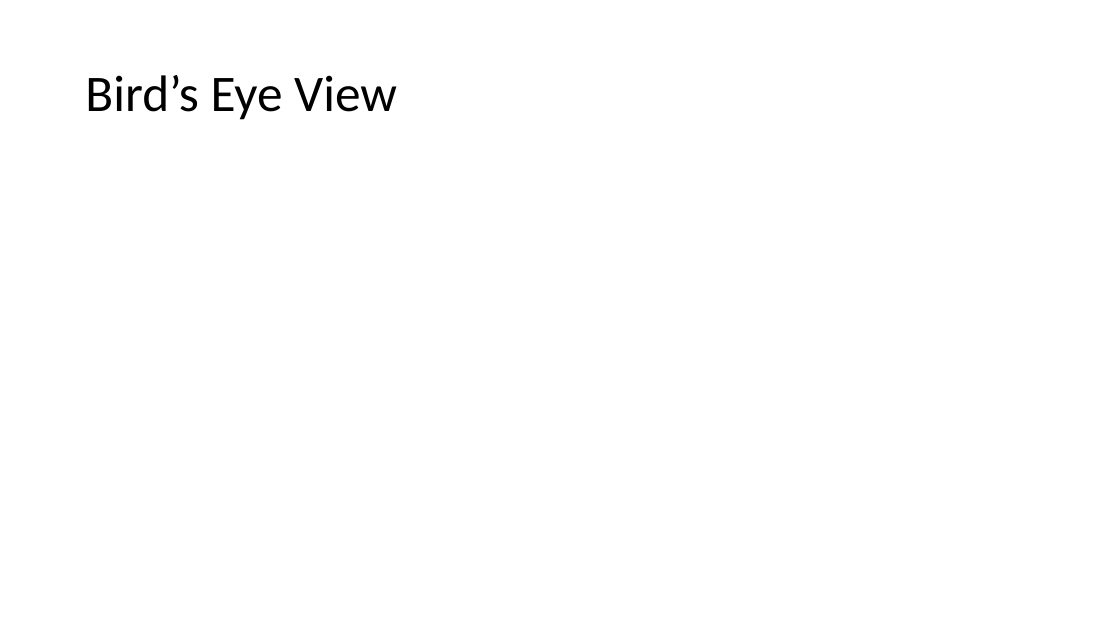
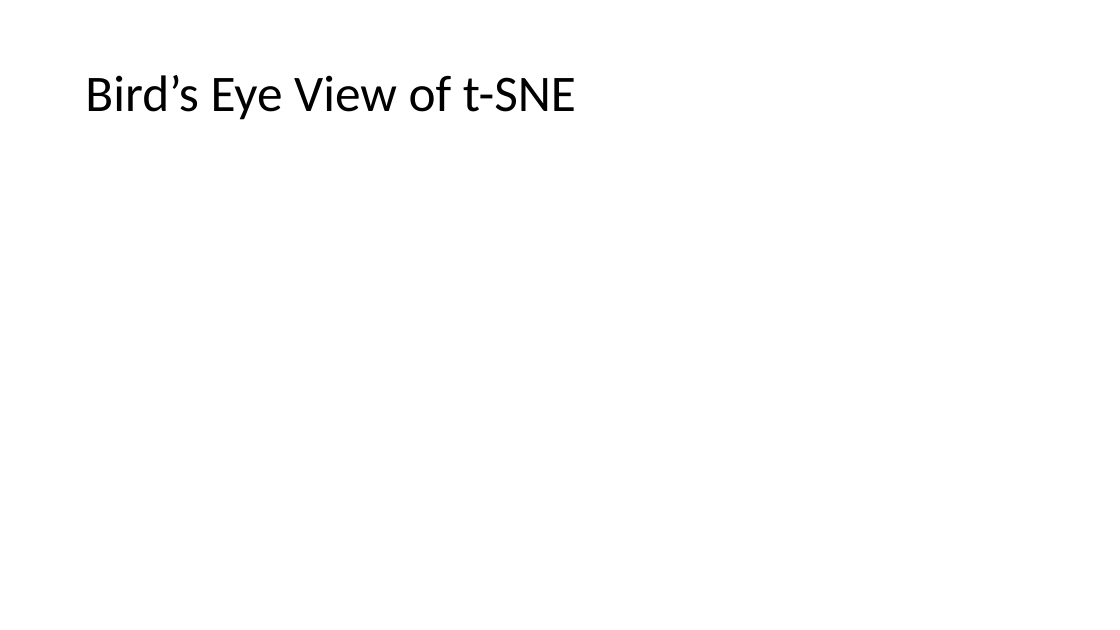
Before and after one commit to nbv3/math465_tsne, a slide deck: slide 3 of math465_tsne.pptx. Drawn at 1120x630 pixels with LibreOffice and Linux fonts; fonts in the diff are those of the drawing; grey boxes stand for pictures. Boxes give left, top, right and bottom in pixels: in the first picture for what was removed or moved away, otherwise in the second. Text is boxed around its words. In the diff, an @@ line names an element or a change of style, - is before the commit and + after.

```diff
--- a/math465_tsne.pptx
+++ b/math465_tsne.pptx
@@ title at (85, 75, 576, 120): text changed @@
-Bird’s Eye View
+Bird’s Eye View of t-SNE
```
Also in this commit, not shown: 1 other slide changed.
